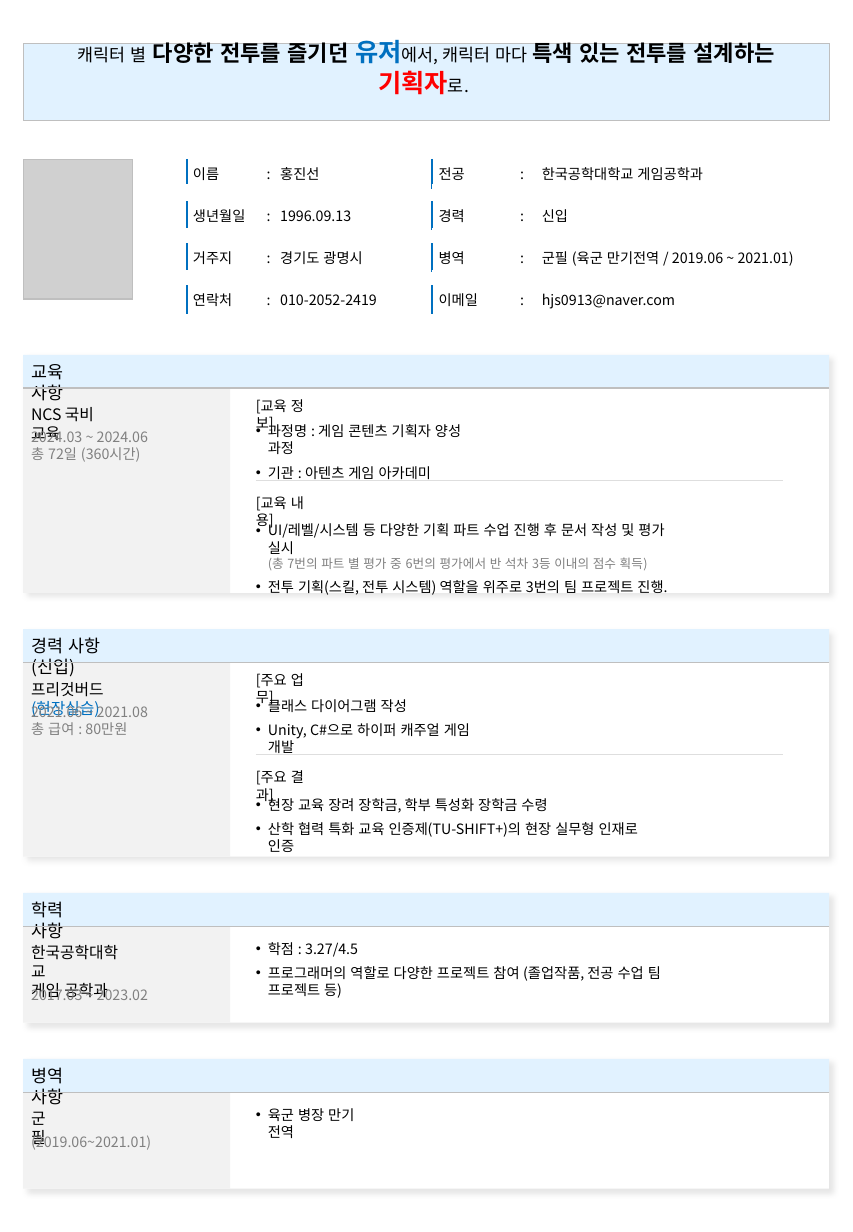
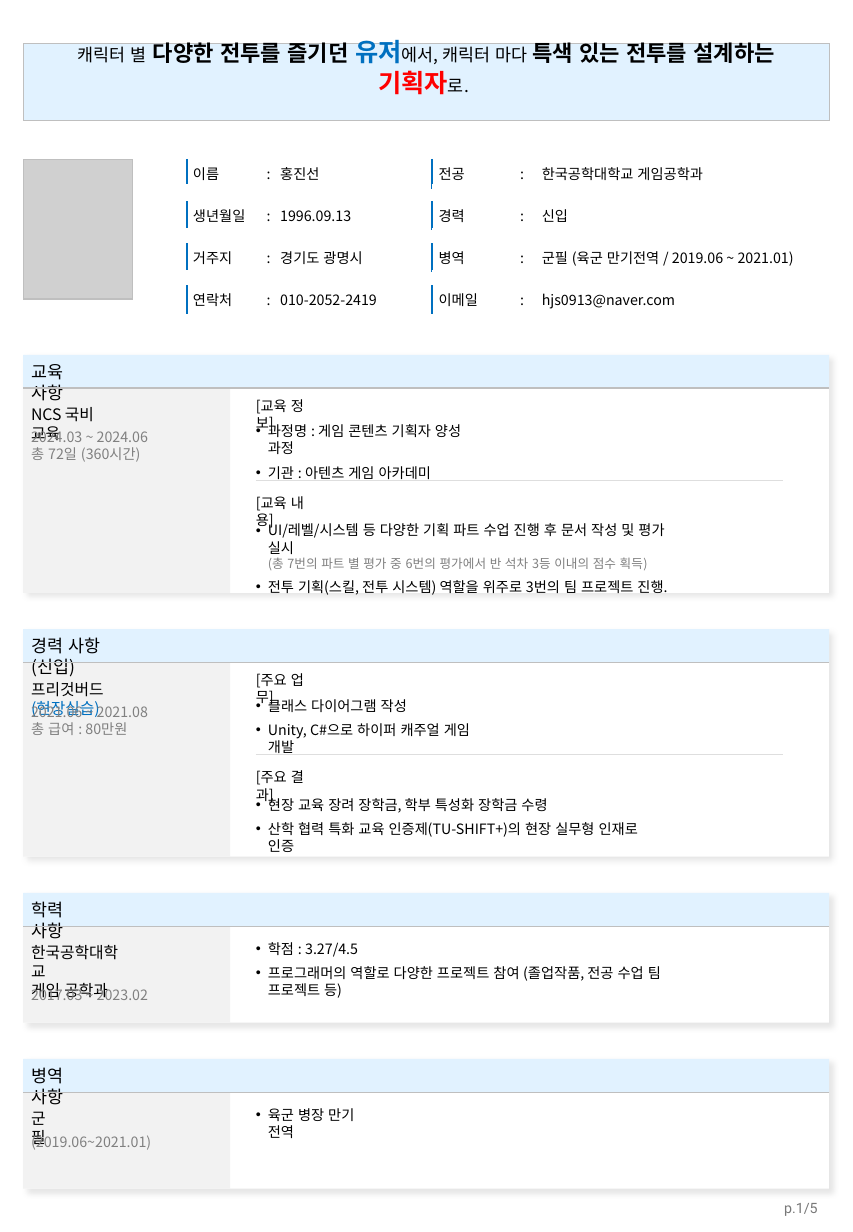
Before and after one commit to hjs0913/GameDesign, a slide deck: slide 1 of 제출 문서 모음/입사지원서(이력서+자소서)/게임기획_홍진선_입사지원서.pptx. Drawn at 853x1232 pixels with LibreOffice and Linux fonts; fonts in the diff are those of the drawing; grey boxes stand for pictures. Boxes give left, top, right and bottom in pixels: in the first picture for what was removed or moved away, otherwise in the second. Text is boxed around its words. In the diff, an @@ line names an element or a change of style, - is before the commit and + after.

```diff
--- a/제출 문서 모음/입사지원서(이력서+자소서)/게임기획_홍진선_입사지원서.pptx
+++ b/제출 문서 모음/입사지원서(이력서+자소서)/게임기획_홍진선_입사지원서.pptx
@@ page number added at <box>784,1203,818,1216</box>, 9 pt, text #797979 @@
+p.1/5
```
Also in this commit, not shown: 4 other slides changed, 1 slide removed, 3 other files.
